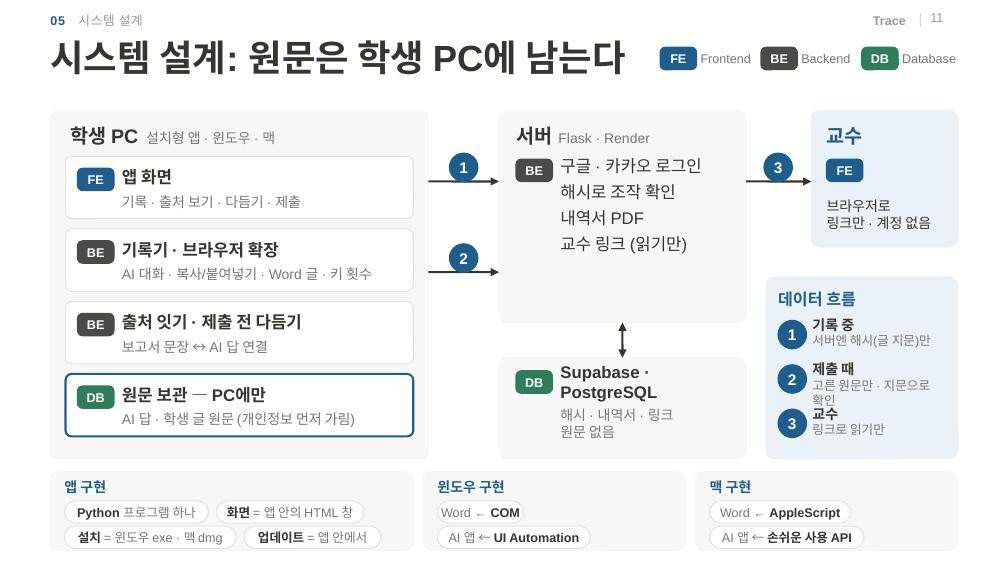
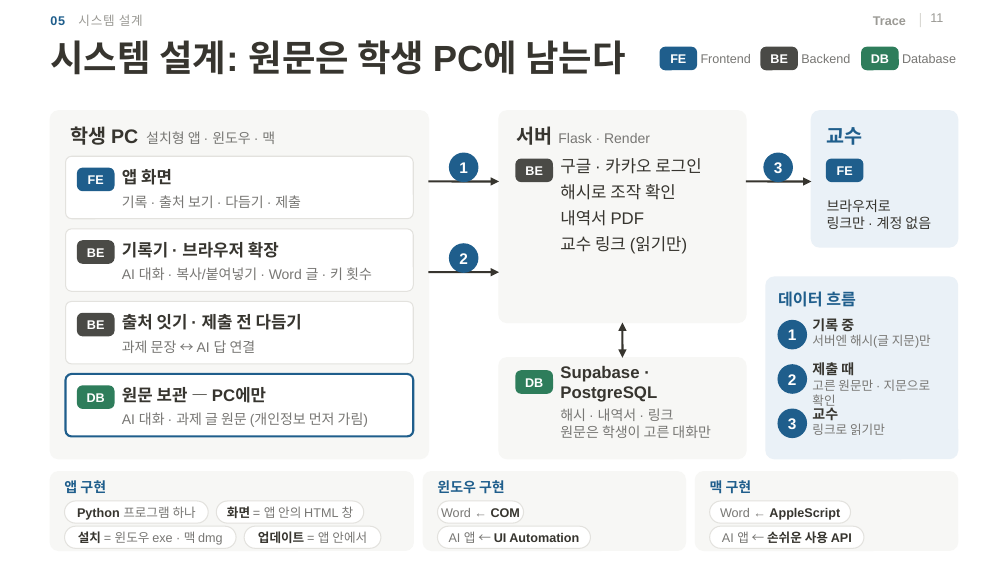
Before and after one commit to 20233014-KYH/trace, a slide deck: slide 11 of deck/중간발표_김용현.pptx. Drawn at 1008x567 pixels with LibreOffice and Linux fonts; fonts in the diff are those of the drawing; background and template pictures are left out. Boxes give left, top, right and bottom in pixels: in the first picture for what was removed or moved away, otherwise in the second. Text is boxed around its words. In the diff, an @@ line names an element or a change of style, - is before the commit and + after.

```diff
--- a/deck/중간발표_김용현.pptx
+++ b/deck/중간발표_김용현.pptx
@@ text at [122, 340, 256, 353]: text changed @@
-보고서 문장 ↔ AI 답 연결
+과제 문장 ↔ AI 답 연결
@@ text at [122, 412, 368, 427]: text changed @@
-AI 답 · 학생 글 원문 (개인정보 먼저 가림)
+AI 대화 · 과제 글 원문 (개인정보 먼저 가림)
@@ text at [560, 425, 711, 438]: text changed @@
-원문 없음
+원문은 학생이 고른 대화만
```
Also in this commit, not shown: 1 other slide changed, 1 other file.
